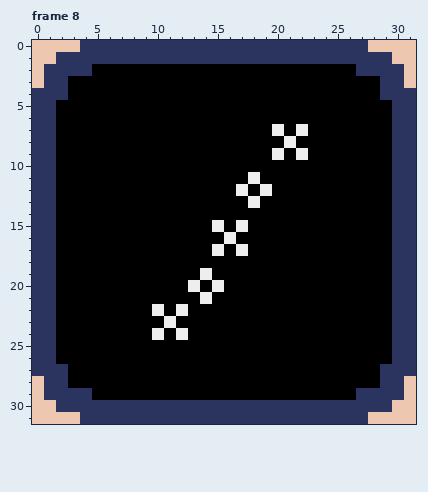
Pixel-art file, stored at td/assets/buttons.aseprite. The picture above is the old version.
32x32 pixels, 8 frames. Shown: frame 8. The commit also changed other frames, which this record leaves out.
New version:
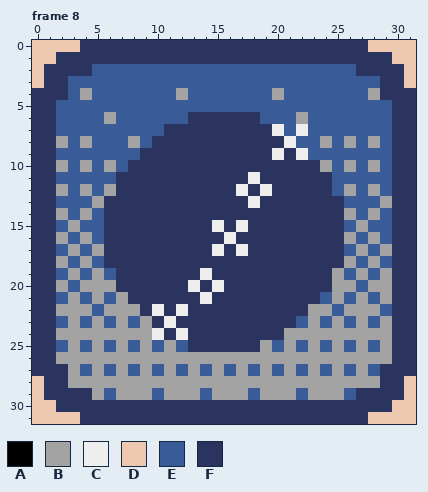
Palette (. is transparent): A #000000  B #a3a3a3  C #eeeeee  D #edc7b0  E #395c98  F #2b335f
Commit message: TD: button rework in preparation for power-ups
Edits made:
layer "gradient" added
layer "icon under" added
--- frame 8, layers "icon under", "border"
@@ x 0..31 @@
  1 DDFFFFFFFFFFFFFFFFFFFFFFFFFFFFDD
- 2 DFFFFAAAAAAAAAAAAAAAAAAAAAAFFFFD
- 3 DFFAAAAAAAAAAAAAAAAAAAAAAAAAAFFD
- 4 FFFAAAAAAAAAAAAAAAAAAAAAAAAAAFFF
- 5 FFAAAAAAAAAAAAAAAAAAAAAAAAAAAAFF
- 6 FFAAAAAAAAAAAAAAAAAAAAAAAAAAAAFF
- 7 FFAAAAAAAAAAAAAAAAAACACAAAAAAAFF
- 8 FFAAAAAAAAAAAAAAAAAAACAAAAAAAAFF
- 9 FFAAAAAAAAAAAAAAAAAACACAAAAAAAFF
-10 FFAAAAAAAAAAAAAAAAAAAAAAAAAAAAFF
-11 FFAAAAAAAAAAAAAAAACAAAAAAAAAAAFF
-12 FFAAAAAAAAAAAAAAACACAAAAAAAAAAFF
-13 FFAAAAAAAAAAAAAAAACAAAAAAAAAAAFF
-14 FFAAAAAAAAAAAAAAAAAAAAAAAAAAAAFF
-15 FFAAAAAAAAAAAAACACAAAAAAAAAAAAFF
-16 FFAAAAAAAAAAAAAACAAAAAAAAAAAAAFF
-17 FFAAAAAAAAAAAAACACAAAAAAAAAAAAFF
-18 FFAAAAAAAAAAAAAAAAAAAAAAAAAAAAFF
-19 FFAAAAAAAAAAAACAAAAAAAAAAAAAAAFF
-20 FFAAAAAAAAAAACACAAAAAAAAAAAAAAFF
-21 FFAAAAAAAAAAAACAAAAAAAAAAAAAAAFF
-22 FFAAAAAAAACACAAAAAAAAAAAAAAAAAFF
-23 FFAAAAAAAAACAAAAAAAAAAAAAAAAAAFF
-24 FFAAAAAAAACACAAAAAAAAAAAAAAAAAFF
-25 FFAAAAAAAAAAAAAAAAAAAAAAAAAAAAFF
-26 FFAAAAAAAAAAAAAAAAAAAAAAAAAAAAFF
-27 FFFAAAAAAAAAAAAAAAAAAAAAAAAAAFFF
-28 DFFAAAAAAAAAAAAAAAAAAAAAAAAAAFFD
-29 DFFFFAAAAAAAAAAAAAAAAAAAAAAFFFFD
+ 2 DFFFFEEEEEEEEEEEEEEEEEEEEEEFFFFD
+ 3 DFFEEEEEEEEEEEEEEEEEEEEEEEEEEFFD
+ 4 FFFEBEEEEEEEBEEEEEEEBEEEEEEEBFFF
+ 5 FFEEEEEEEEEEEEEEEEEEEEEEEEEEEEFF
+ 6 FFEEEEBEEEEEEFFFFFFEEEBEEEEEEEFF
+ 7 FFEEEEEEEEEFFFFFFFFFCECEEEEEEEFF
+ 8 FFBEBEEEBEFFFFFFFFFFFCEEBEBEBEFF
+ 9 FFEEEEEEEFFFFFFFFFFFCFCEEEEEEEFF
+10 FFBEBEBEFFFFFFFFFFFFFFFFBEBEBEFF
+11 FFEEEEEFFFFFFFFFFFCFFFFFFEEEEEFF
+12 FFBEBEBFFFFFFFFFFCFCFFFFFEBEBEFF
+13 FFEEEBFFFFFFFFFFFFCFFFFFFFEEEBFF
+14 FFBEBEFFFFFFFFFFFFFFFFFFFFBEBEFF
+15 FFEBEEFFFFFFFFFCFCFFFFFFFFEBEEFF
+16 FFBEBEFFFFFFFFFFCFFFFFFFFFBEBEFF
+17 FFEBEBFFFFFFFFFCFCFFFFFFFFEBEBFF
+18 FFBEBEFFFFFFFFFFFFFFFFFFFFBEBEFF
+19 FFEBEBEFFFFFFFCFFFFFFFFFFBEBEBFF
+20 FFBEBBBFFFFFFCFCFFFFFFFFFBBEBBFF
+21 FFEBEBEBFFFFFFCFFFFFFFFFEBEBEBFF
+22 FFBBBEBBBFCFCFFFFFFFFFFBBEBBBEFF
+23 FFEBEBEBEBFCFFFFFFFFFFEBEBEBEBFF
+24 FFBBBBBBBBCFCFFFFFFFFBBBBBBBBBFF
+25 FFEBEBEBEBEBEFFFFFFBEBEBEBEBEBFF
+26 FFBBBBBBBBBBBBBBBBBBBBBBBBBBBBFF
+27 FFFBEBEBEBEBEBEBEBEBEBEBEBEBEFFF
+28 DFFBBBBBBBBBBBBBBBBBBBBBBBBBBFFD
+29 DFFFFBEBBBEBBBEBBBEBBBEBBBEFFFFD
 30 DDFFFFFFFFFFFFFFFFFFFFFFFFFFFFDD
Changed places in both pictures, as pixel boxes (x1, y1, x2, y2):
changed: (56, 64, 392, 400)
